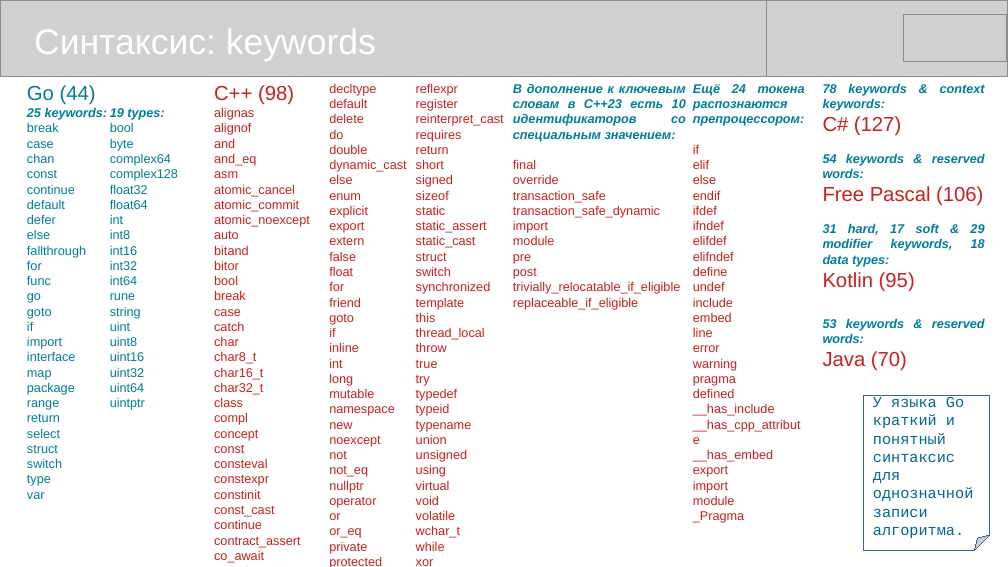
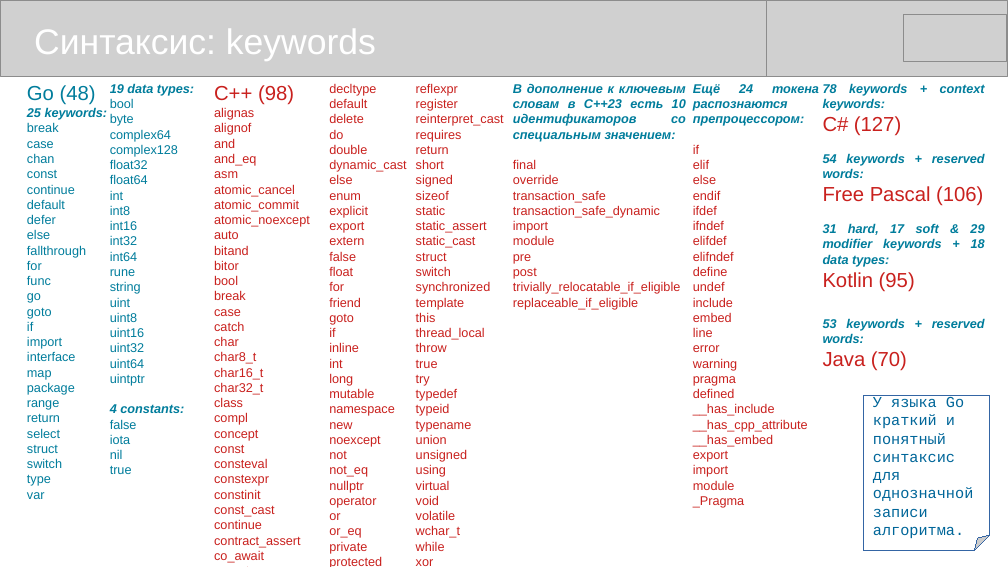
Before and after one commit to mike-shock/Go_language, a slide deck: slide 13 of Go_Preview.odp. Drawn at 1008x567 pixels with LibreOffice and Linux fonts; fonts in the diff are those of the drawing; grey boxes stand for pictures. Boxes give left, top, right and bottom in pixels: in the first picture for what was removed or moved away, otherwise in the second. Text is boxed around its words. In the diff, an @@ line names an element or a change of style, - is before the commit and + after.

```diff
--- a/Go_Preview.odp
+++ b/Go_Preview.odp
@@ text at <box>27,85,96,105</box>: text changed @@
-Go (44)
+Go (48)
@@ text at <box>127,83,194,96</box>: text changed @@
-19 types:
+19 data types:
@@ text "Ещё 24 токена распознаются препроцессором:" rewrapped from <box>693,84,805,523</box> to <box>693,84,819,508</box> @@
@@ text at <box>823,83,985,111</box>: text changed @@
-78 keywords & context keywords:
+78 keywords + context keywords:
@@ text at <box>823,153,985,178</box>: text changed @@
-54 keywords & reserved words:
+54 keywords + reserved words:
@@ text at <box>823,223,985,267</box>: text changed @@
-31 hard, 17 soft & 29 modifier keywords, 18 data types:
+31 hard, 17 soft & 29 modifier keywords + 18 data types:
@@ text at <box>823,318,985,343</box>: text changed @@
-53 keywords & reserved words:
+53 keywords + reserved words:
@@ text at <box>110,404,184,474</box>: paragraphs added @@
+4 constants:
+false
+iota
+nil
+true
```
Also in this commit, not shown: 12 other slides changed, 4 other files.
